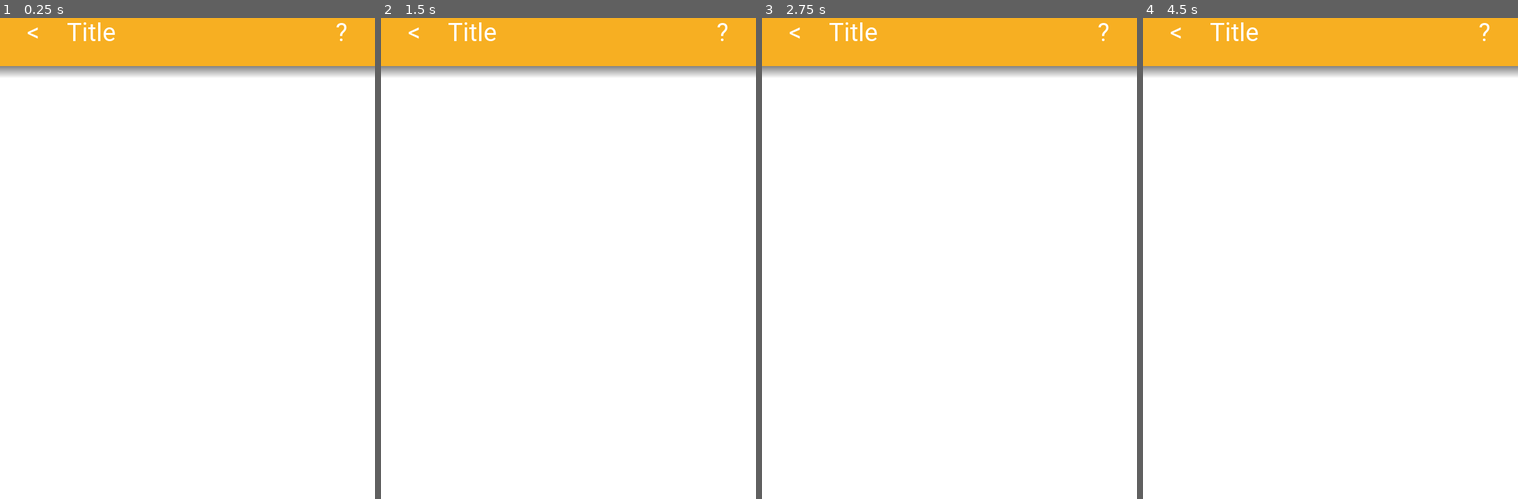
Above: before the commit, frames 1-4 (left to right).
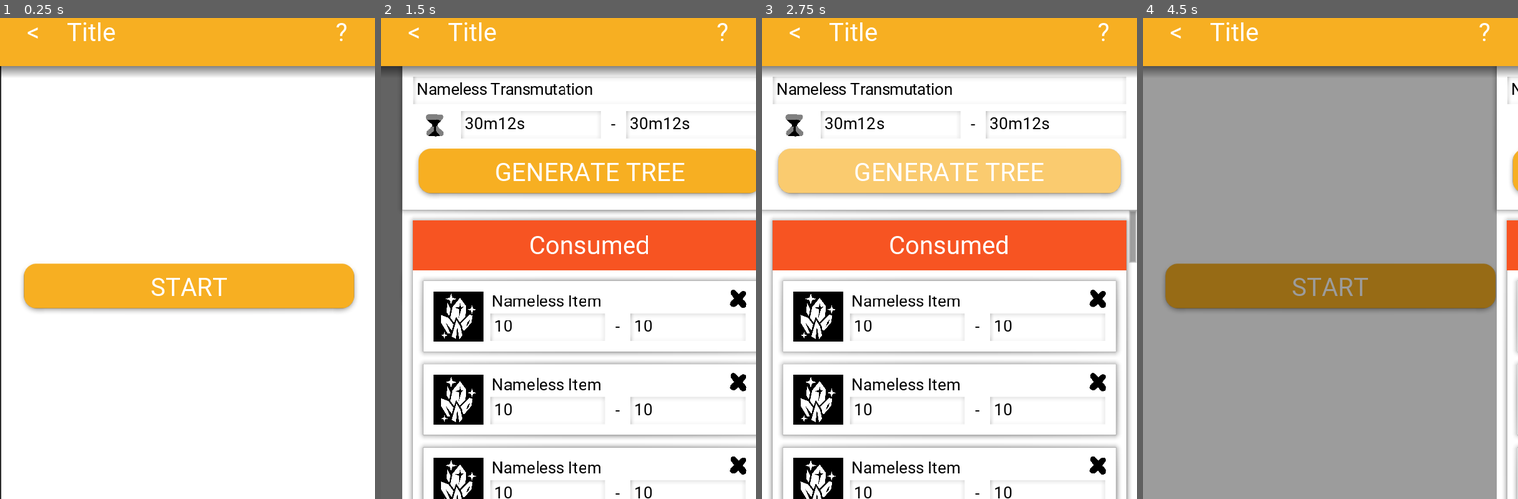
Above: after the commit, the same moments.

Repository: don-tnowe/craftcrafter
Game: Godot game, scene res://layout/main.tscn
Same seed, same stepped clock (60 frames per second), same inputs: the game is played once before the commit and once after it.
Inputs (mouse positions are in pixels of both pictures, inside the frame that each line leads up to):
- Up to frame 1 (0.25 s): no input
- Up to frame 2 (1.5 s): click "<" at 0.5 s; click (568, 287) at 1.25 s, where only the run after the commit has a clickable "START"
- Up to frame 3 (2.75 s): click (949, 171) at 2 s, where only the run after the commit has a clickable "GENERATE TREE"
- Up to frame 4 (4.5 s): click "?" at 2.75 s; click (1319, 316) at 3.52 s; click "<" at 4.25 s

The runs differ from the first frame. In frame 1, 8.9% of the frame differs, in the area x 0-95%, y 10-100%; in frame 2, 33%; in frame 3, 29%; in frame 4, 86%, in the area x 0-100%, y 10-100%.

Commit message:
Implement scene switch buttons

Diff:
--- a/layout/main.tscn
+++ b/layout/main.tscn
@@ -1,8 +1,113 @@
-[gd_scene load_steps=4 format=2]
+[gd_scene load_steps=7 format=2]
 
 [ext_resource path="res://styles/themes/default_theme.tres" type="Theme" id=1]
 [ext_resource path="res://layout/elements/screen_header.tscn" type="PackedScene" id=2]
 [ext_resource path="res://scripts/screen_switcher.gd" type="Script" id=3]
+[ext_resource path="res://layout/screens/start_screen.tscn" type="PackedScene" id=4]
+
+[sub_resource type="Animation" id=1]
+resource_name = "close_screen"
+length = 0.3
+tracks/0/type = "value"
+tracks/0/path = NodePath("frame/screen2:modulate")
+tracks/0/interp = 1
+tracks/0/loop_wrap = true
+tracks/0/imported = false
+tracks/0/enabled = true
+tracks/0/keys = {
+"times": PoolRealArray( 0, 0.3 ),
+"transitions": PoolRealArray( 1, 1 ),
+"update": 0,
+"values": [ Color( 0, 0, 0, 1 ), Color( 1, 1, 1, 1 ) ]
+}
+tracks/1/type = "value"
+tracks/1/path = NodePath("frame/screen2:visible")
+tracks/1/interp = 1
+tracks/1/loop_wrap = true
+tracks/1/imported = false
+tracks/1/enabled = true
+tracks/1/keys = {
+"times": PoolRealArray( 0, 0.3 ),
+"transitions": PoolRealArray( 1, 1 ),
+"update": 0,
+"values": [ true, true ]
+}
+tracks/2/type = "value"
+tracks/2/path = NodePath("frame/screen:anchor_left")
+tracks/2/interp = 1
+tracks/2/loop_wrap = true
+tracks/2/imported = false
+tracks/2/enabled = true
+tracks/2/keys = {
+"times": PoolRealArray( 0, 0.3 ),
+"transitions": PoolRealArray( 0.33, 0.33 ),
+"update": 0,
+"values": [ 0.0, 1.0 ]
+}
+tracks/3/type = "value"
+tracks/3/path = NodePath("frame/screen:anchor_right")
+tracks/3/interp = 1
+tracks/3/loop_wrap = true
+tracks/3/imported = false
+tracks/3/enabled = true
+tracks/3/keys = {
+"times": PoolRealArray( 0, 0.3 ),
+"transitions": PoolRealArray( 0.33, 0.33 ),
+"update": 0,
+"values": [ 1.0, 2.0 ]
+}
+
+[sub_resource type="Animation" id=2]
+resource_name = "open_screen"
+length = 0.33
+tracks/0/type = "value"
+tracks/0/path = NodePath("frame/screen2:modulate")
+tracks/0/interp = 1
+tracks/0/loop_wrap = true
+tracks/0/imported = false
+tracks/0/enabled = true
+tracks/0/keys = {
+"times": PoolRealArray( 0, 0.3 ),
+"transitions": PoolRealArray( 1, 1 ),
+"update": 0,
+"values": [ Color( 1, 1, 1, 1 ), Color( 0, 0, 0, 1 ) ]
+}
+tracks/1/type = "value"
+tracks/1/path = NodePath("frame/screen2:visible")
+tracks/1/interp = 1
+tracks/1/loop_wrap = true
+tracks/1/imported = false
+tracks/1/enabled = true
+tracks/1/keys = {
+"times": PoolRealArray( 0, 0.3 ),
+"transitions": PoolRealArray( 1, 1 ),
+"update": 0,
+"values": [ true, false ]
+}
+tracks/2/type = "value"
+tracks/2/path = NodePath("frame/screen:anchor_left")
+tracks/2/interp = 1
+tracks/2/loop_wrap = true
+tracks/2/imported = false
+tracks/2/enabled = true
+tracks/2/keys = {
+"times": PoolRealArray( 0, 0.3 ),
+"transitions": PoolRealArray( 0.33, 0.33 ),
+"update": 0,
+"values": [ 1.0, 0.0 ]
+}
+tracks/3/type = "value"
+tracks/3/path = NodePath("frame/screen:anchor_right")
+tracks/3/interp = 1
+tracks/3/loop_wrap = true
+tracks/3/imported = false
+tracks/3/enabled = true
+tracks/3/keys = {
+"times": PoolRealArray( 0, 0.3 ),
+"transitions": PoolRealArray( 0.33, 0.33 ),
+"update": 0,
+"values": [ 2.0, 1.0 ]
+}
 
 [node name="control" type="Control"]
 anchor_right = 1.0
@@ -13,7 +118,7 @@
 "_edit_lock_": true
 }
 
-[node name="base" type="Control" parent="."]
+[node name="frame" type="Control" parent="."]
 anchor_right = 1.0
 anchor_bottom = 1.0
 margin_top = 128.0
@@ -21,4 +126,19 @@
 "_edit_lock_": true
 }
 
+[node name="screen2" type="ColorRect" parent="frame"]
+anchor_right = 1.0
+anchor_bottom = 1.0
+
+[node name="screen" parent="frame" instance=ExtResource( 4 )]
+anchor_left = 1.0
+anchor_right = 2.0
+
 [node name="header" parent="." instance=ExtResource( 2 )]
+
+[node name="anim" type="AnimationPlayer" parent="."]
+autoplay = "open_screen"
+anims/close_screen = SubResource( 1 )
+anims/open_screen = SubResource( 2 )
+
+[connection signal="animation_finished" from="anim" to="." method="_on_anim_animation_finished"]
--- a/layout/screens/edit_transmutation.tscn
+++ b/layout/screens/edit_transmutation.tscn
@@ -6,31 +6,35 @@
 [ext_resource path="res://layout/elements/meta_edit.tscn" type="PackedScene" id=4]
 [ext_resource path="res://styles/icons/time.tres" type="Texture" id=6]
 
-[node name="screen" type="VBoxContainer"]
+[node name="screen" type="ColorRect"]
+anchor_right = 1.0
+anchor_bottom = 1.0
+
+[node name="v_box_container" type="VBoxContainer" parent="."]
 anchor_right = 1.0
 anchor_bottom = 1.0
 theme = ExtResource( 1 )
 custom_constants/separation = 0
 
-[node name="pinned" type="Panel" parent="."]
+[node name="pinned" type="Panel" parent="v_box_container"]
 margin_right = 720.0
 margin_bottom = 277.0
 rect_min_size = Vector2( 0, 277 )
 mouse_filter = 1
 custom_styles/panel = ExtResource( 3 )
 
-[node name="margin_container" type="MarginContainer" parent="pinned"]
+[node name="margin_container" type="MarginContainer" parent="v_box_container/pinned"]
 margin_right = 720.0
 margin_bottom = 277.0
 mouse_filter = 1
 
-[node name="v_box_container" type="VBoxContainer" parent="pinned/margin_container"]
+[node name="v_box_container" type="VBoxContainer" parent="v_box_container/pinned/margin_container"]
 margin_left = 20.0
 margin_top = 20.0
 margin_right = 700.0
 margin_bottom = 257.0
 
-[node name="name" type="LineEdit" parent="pinned/margin_container/v_box_container"]
+[node name="name" type="LineEdit" parent="v_box_container/pinned/margin_container/v_box_container"]
 margin_right = 680.0
 margin_bottom = 54.0
 mouse_filter = 1
@@ -41,7 +45,7 @@
 "_edit_lock_": true
 }
 
-[node name="time_spent" type="HBoxContainer" parent="pinned/margin_container/v_box_container"]
+[node name="time_spent" type="HBoxContainer" parent="v_box_container/pinned/margin_container/v_box_container"]
 margin_top = 66.0
 margin_right = 680.0
 margin_bottom = 120.0
@@ -49,7 +53,7 @@
 "_edit_lock_": true
 }
 
-[node name="icon" type="Control" parent="pinned/margin_container/v_box_container/time_spent"]
+[node name="icon" type="Control" parent="v_box_container/pinned/margin_container/v_box_container/time_spent"]
 margin_right = 80.0
 margin_bottom = 54.0
 rect_min_size = Vector2( 80, 0 )
@@ -58,7 +62,7 @@
 "_edit_lock_": true
 }
 
-[node name="icon" type="TextureRect" parent="pinned/margin_container/v_box_container/time_spent/icon"]
+[node name="icon" type="TextureRect" parent="v_box_container/pinned/margin_container/v_box_container/time_spent/icon"]
 self_modulate = Color( 0, 0, 0, 1 )
 anchor_left = 0.5
 anchor_top = 0.5
@@ -72,7 +76,7 @@
 "_edit_lock_": true
 }
 
-[node name="min" type="LineEdit" parent="pinned/margin_container/v_box_container/time_spent"]
+[node name="min" type="LineEdit" parent="v_box_container/pinned/margin_container/v_box_container/time_spent"]
 margin_left = 92.0
 margin_right = 361.0
 margin_bottom = 54.0
@@ -86,7 +90,7 @@
 "_edit_lock_": true
 }
 
-[node name="label" type="Label" parent="pinned/margin_container/v_box_container/time_spent"]
+[node name="label" type="Label" parent="v_box_container/pinned/margin_container/v_box_container/time_spent"]
 margin_left = 373.0
 margin_top = 8.0
 margin_right = 398.0
@@ -97,7 +101,7 @@
 "_edit_lock_": true
 }
 
-[node name="max" type="LineEdit" parent="pinned/margin_container/v_box_container/time_spent"]
+[node name="max" type="LineEdit" parent="v_box_container/pinned/margin_container/v_box_container/time_spent"]
 margin_left = 410.0
 margin_right = 680.0
 margin_bottom = 54.0
@@ -111,14 +115,14 @@
 "_edit_lock_": true
 }
 
-[node name="button" type="Button" parent="pinned/margin_container/v_box_container"]
+[node name="button" type="Button" parent="v_box_container/pinned/margin_container/v_box_container"]
 margin_top = 132.0
 margin_right = 680.0
 margin_bottom = 237.0
 mouse_filter = 1
 text = "GENERATE TREE"
 
-[node name="scroll_container" type="ScrollContainer" parent="."]
+[node name="scroll_container" type="ScrollContainer" parent="v_box_container"]
 show_behind_parent = true
 margin_top = 277.0
 margin_right = 720.0
@@ -127,83 +131,83 @@
 scroll_horizontal_enabled = false
 scroll_deadzone = 32
 
-[node name="v_box_container" type="VBoxContainer" parent="scroll_container"]
+[node name="v_box_container" type="VBoxContainer" parent="v_box_container/scroll_container"]
 margin_right = 720.0
 margin_bottom = 3226.0
 size_flags_horizontal = 3
 custom_constants/separation = 0
 
-[node name="consumed" parent="scroll_container/v_box_container" instance=ExtResource( 2 )]
+[node name="consumed" parent="v_box_container/scroll_container/v_box_container" instance=ExtResource( 2 )]
 margin_bottom = 777.0
 mouse_filter = 1
 
-[node name="panel" parent="scroll_container/v_box_container/consumed" index="0"]
-margin_bottom = 757.0
-
-[node name="v_box_container" parent="scroll_container/v_box_container/consumed" index="1"]
-margin_bottom = 757.0
-
-[node name="color_rect" parent="scroll_container/v_box_container/consumed/v_box_container" index="0"]
+[node name="panel" parent="v_box_container/scroll_container/v_box_container/consumed" index="0"]
+margin_bottom = 757.0
+
+[node name="v_box_container" parent="v_box_container/scroll_container/v_box_container/consumed" index="1"]
+margin_bottom = 757.0
+
+[node name="color_rect" parent="v_box_container/scroll_container/v_box_container/consumed/v_box_container" index="0"]
 color = Color( 0.968627, 0.329412, 0.133333, 1 )
 
-[node name="margin_container" parent="scroll_container/v_box_container/consumed/v_box_container" index="2"]
+[node name="margin_container" parent="v_box_container/scroll_container/v_box_container/consumed/v_box_container" index="2"]
 margin_bottom = 737.0
 
-[node name="button" parent="scroll_container/v_box_container/consumed/v_box_container/margin_container" index="0"]
+[node name="button" parent="v_box_container/scroll_container/v_box_container/consumed/v_box_container/margin_container" index="0"]
 margin_bottom = 125.0
 
-[node name="produced" parent="scroll_container/v_box_container" instance=ExtResource( 2 )]
+[node name="produced" parent="v_box_container/scroll_container/v_box_container" instance=ExtResource( 2 )]
 margin_top = 777.0
 margin_bottom = 1554.0
 mouse_filter = 1
 
-[node name="panel" parent="scroll_container/v_box_container/produced" index="0"]
-margin_bottom = 757.0
-
-[node name="v_box_container" parent="scroll_container/v_box_container/produced" index="1"]
-margin_bottom = 757.0
-
-[node name="color_rect" parent="scroll_container/v_box_container/produced/v_box_container" index="0"]
+[node name="panel" parent="v_box_container/scroll_container/v_box_container/produced" index="0"]
+margin_bottom = 757.0
+
+[node name="v_box_container" parent="v_box_container/scroll_container/v_box_container/produced" index="1"]
+margin_bottom = 757.0
+
+[node name="color_rect" parent="v_box_container/scroll_container/v_box_container/produced/v_box_container" index="0"]
 color = Color( 0.945098, 0.843137, 0.176471, 1 )
 
-[node name="label" parent="scroll_container/v_box_container/produced/v_box_container/color_rect" index="0"]
+[node name="label" parent="v_box_container/scroll_container/v_box_container/produced/v_box_container/color_rect" index="0"]
 text = "Produced"
 
-[node name="margin_container" parent="scroll_container/v_box_container/produced/v_box_container" index="2"]
+[node name="margin_container" parent="v_box_container/scroll_container/v_box_container/produced/v_box_container" index="2"]
 margin_bottom = 737.0
 
-[node name="button" parent="scroll_container/v_box_container/produced/v_box_container/margin_container" index="0"]
+[node name="button" parent="v_box_container/scroll_container/v_box_container/produced/v_box_container/margin_container" index="0"]
 margin_bottom = 125.0
 
-[node name="catalysts" parent="scroll_container/v_box_container" instance=ExtResource( 2 )]
+[node name="catalysts" parent="v_box_container/scroll_container/v_box_container" instance=ExtResource( 2 )]
 margin_top = 1554.0
 margin_bottom = 2331.0
 mouse_filter = 1
 
-[node name="panel" parent="scroll_container/v_box_container/catalysts" index="0"]
-margin_bottom = 757.0
-
-[node name="v_box_container" parent="scroll_container/v_box_container/catalysts" index="1"]
-margin_bottom = 757.0
-
-[node name="color_rect" parent="scroll_container/v_box_container/catalysts/v_box_container" index="0"]
+[node name="panel" parent="v_box_container/scroll_container/v_box_container/catalysts" index="0"]
+margin_bottom = 757.0
+
+[node name="v_box_container" parent="v_box_container/scroll_container/v_box_container/catalysts" index="1"]
+margin_bottom = 757.0
+
+[node name="color_rect" parent="v_box_container/scroll_container/v_box_container/catalysts/v_box_container" index="0"]
 color = Color( 0.447059, 0.784314, 0.27451, 1 )
 
-[node name="label" parent="scroll_container/v_box_container/catalysts/v_box_container/color_rect" index="0"]
+[node name="label" parent="v_box_container/scroll_container/v_box_container/catalysts/v_box_container/color_rect" index="0"]
 text = "Requirements"
 
-[node name="margin_container" parent="scroll_container/v_box_container/catalysts/v_box_container" index="2"]
+[node name="margin_container" parent="v_box_container/scroll_container/v_box_container/catalysts/v_box_container" index="2"]
 margin_bottom = 737.0
 
-[node name="button" parent="scroll_container/v_box_container/catalysts/v_box_container/margin_container" index="0"]
+[node name="button" parent="v_box_container/scroll_container/v_box_container/catalysts/v_box_container/margin_container" index="0"]
 margin_bottom = 125.0
 
-[node name="meta" parent="scroll_container/v_box_container" instance=ExtResource( 4 )]
+[node name="meta" parent="v_box_container/scroll_container/v_box_container" instance=ExtResource( 4 )]
 anchor_right = 0.0
 margin_top = 2331.0
 margin_right = 720.0
 margin_bottom = 3226.0
 
-[editable path="scroll_container/v_box_container/consumed"]
-[editable path="scroll_container/v_box_container/produced"]
-[editable path="scroll_container/v_box_container/catalysts"]
+[editable path="v_box_container/scroll_container/v_box_container/consumed"]
+[editable path="v_box_container/scroll_container/v_box_container/produced"]
+[editable path="v_box_container/scroll_container/v_box_container/catalysts"]
--- /dev/null
+++ b/layout/screens/start_screen.tscn
@@ -0,0 +1,21 @@
+[gd_scene load_steps=2 format=2]
+
+[ext_resource path="res://scripts/screen_switch_button.gd" type="Script" id=1]
+
+[node name="screen" type="ColorRect"]
+anchor_right = 1.0
+anchor_bottom = 1.0
+
+[node name="button" type="Button" parent="."]
+anchor_left = 0.5
+anchor_top = 0.5
+anchor_right = 0.5
+anchor_bottom = 0.5
+margin_left = -328.0
+margin_top = -43.0
+margin_right = 328.0
+margin_bottom = 43.0
+text = "START"
+script = ExtResource( 1 )
+button_tag = "start"
+switch_to_screen = "res://layout/screens/edit_transmutation.tscn"
--- a/layout/screens/transmutation_list.tscn
+++ b/layout/screens/transmutation_list.tscn
@@ -7,7 +7,7 @@
 [ext_resource path="res://styles/elements/shadow_gradient.tres" type="Texture" id=5]
 [ext_resource path="res://styles/themes/default_theme.tres" type="Theme" id=6]
 
-[node name="screen" type="Control"]
+[node name="screen" type="ColorRect"]
 anchor_right = 1.0
 anchor_bottom = 1.0
 theme = ExtResource( 6 )
--- /dev/null
+++ b/scripts/screen_switch_button.gd
@@ -0,0 +1,38 @@
+extends Button
+
+export(String) var button_tag
+export(String, FILE, "*.tscn") var switch_to_screen
+
+var screen : Control
+var screen_switcher : Control
+
+
+func _ready() -> void:
+	var cur_parent = self
+
+	while true:
+		cur_parent = cur_parent.get_parent()
+		if cur_parent.has_method("get_switch_extra_from_tag"):
+			screen = cur_parent
+			break
+
+		if cur_parent.has_method("switch_screen"):
+			screen_switcher = cur_parent
+			break
+
+		if !is_instance_valid(cur_parent):
+			return
+
+	if connect("pressed", self, "_on_pressed") != OK:
+		return
+
+
+func _on_pressed() -> void:
+	if !is_instance_valid(screen_switcher):
+		return
+
+	if !is_instance_valid(screen):
+		screen_switcher.switch_screen(switch_to_screen)
+
+	else:
+		screen_switcher.switch_screen(switch_to_screen, screen.get_switch_extra_from_tag(button_tag))
--- a/scripts/screen_switcher.gd
+++ b/scripts/screen_switcher.gd
@@ -1,12 +1,62 @@
 extends Control
 
 
-onready var node_base = $"base"
+onready var node_frame := $"frame"
+onready var node_anim := $"anim"
+
+var can_change_screen := true
 
 
-func _ready():
-	pass
+func _ready() -> void:
+	$"header/color_rect/box/back".connect("pressed", self, "_on_back_pressed")
 
 
-func load_scene():
-	pass
+func switch_screen(scene_path : String, extra = null) -> void:
+	if !can_change_screen: return
+
+	var bottom_node = node_frame.get_child(node_frame.get_child_count() - 1)
+	var top_node = load(scene_path).instance()
+
+	node_frame.add_child(top_node)
+
+	if top_node.has_method("open_screen"):
+		top_node.open_screen(extra)
+
+	start_animation("open_screen", str(get_path_to(bottom_node)), str(get_path_to(top_node)))
+
+
+func _on_back_pressed() -> void:
+	if !can_change_screen: return
+	if node_frame.get_child_count() <= 2: return
+
+	var bottom_node = node_frame.get_child(node_frame.get_child_count() - 2)
+	var top_node = node_frame.get_child(node_frame.get_child_count() - 1)
+
+	if top_node.has_method("close_screen"):
+		top_node.close_screen()
+
+	if bottom_node.has_method("reopen_screen"):
+		if top_node.has_method("get_result"):
+			bottom_node.reopen_screen(top_node.get_result())
+
+		else:
+			bottom_node.reopen_screen()
+
+	start_animation("close_screen", str(get_path_to(bottom_node)), str(get_path_to(top_node)))
+
+
+func start_animation(name : String, bottom_node_path_str : String, top_node_path_str : String):
+	var animation = node_anim.get_animation(name)
+	animation.track_set_path(0, NodePath(bottom_node_path_str + ":modulate"))
+	animation.track_set_path(1, NodePath(bottom_node_path_str + ":visible"))
+	animation.track_set_path(2, NodePath(top_node_path_str + ":anchor_left"))
+	animation.track_set_path(3, NodePath(top_node_path_str + ":anchor_right"))
+
+	node_anim.play(name)
+	can_change_screen = false
+
+
+func _on_anim_animation_finished(anim_name) -> void:
+	can_change_screen = true
+	if anim_name == "close_screen":
+		node_frame.get_child(node_frame.get_child_count() - 1).queue_free()
